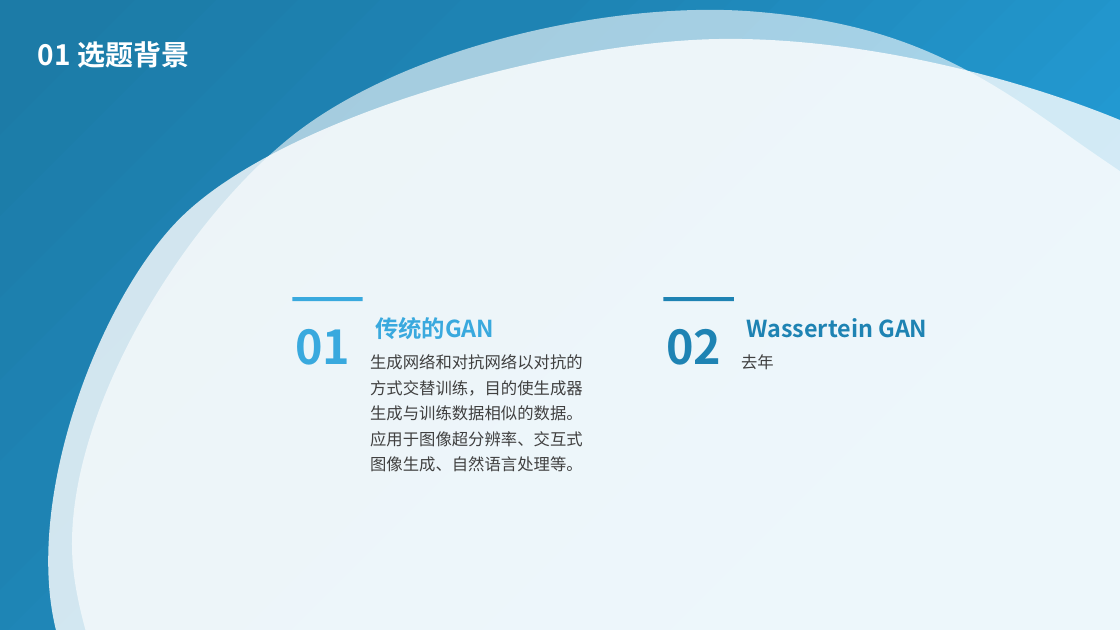
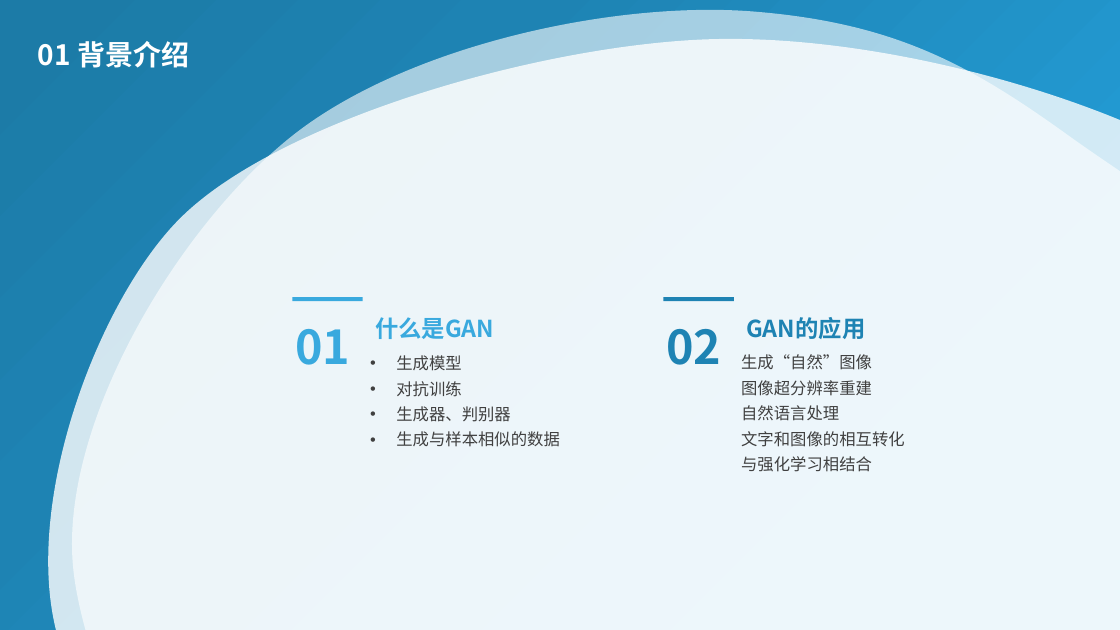
Before and after one commit to cahhbwy/Graduation_Design, a slide deck: slide 4 of PB13011058-王悦.pptx. Drawn at 1120x630 pixels with LibreOffice and Linux fonts; fonts in the diff are those of the drawing. Boxes give left, top, right and bottom in pixels: in the first picture for what was removed or moved away, otherwise in the second. Text is boxed around its words. In the diff, an @@ line names an element or a change of style, - is before the commit and + after.

Commit message:
"2017-06-03_16:17:44"

```diff
--- a/PB13011058-王悦.pptx
+++ b/PB13011058-王悦.pptx
@@ text at bbox=[38, 41, 189, 68]: text changed @@
-01 选题背景
+01 背景介绍
@@ text at bbox=[375, 317, 494, 339]: text changed @@
-传统的GAN
+什么是GAN
@@ text at bbox=[746, 317, 865, 339]: text changed @@
-Wassertein GAN
+GAN的应用
@@ text at bbox=[396, 355, 560, 447]: text changed @@
-生成网络和对抗网络以对抗的方式交替训练，目的使生成器生成与训练数据相似的数据。应用于图像超分辨率、交互式图像生成、自然语言处理等。
+• 生成模型
+• 对抗训练
+• 生成器、判别器
+• 生成与样本相似的数据
@@ text at bbox=[741, 354, 905, 472]: text changed @@
-去年
+生成“自然”图像
+图像超分辨率重建
+自然语言处理
+文字和图像的相互转化
+与强化学习相结合
```
Also in this commit, not shown: 2 other slides changed, 1 slide added, 1 slide removed.
